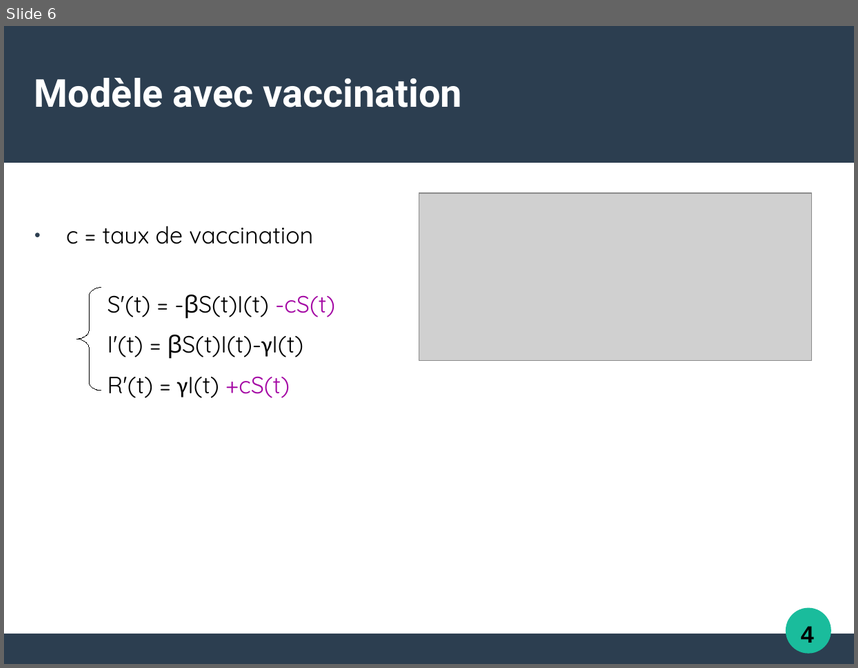
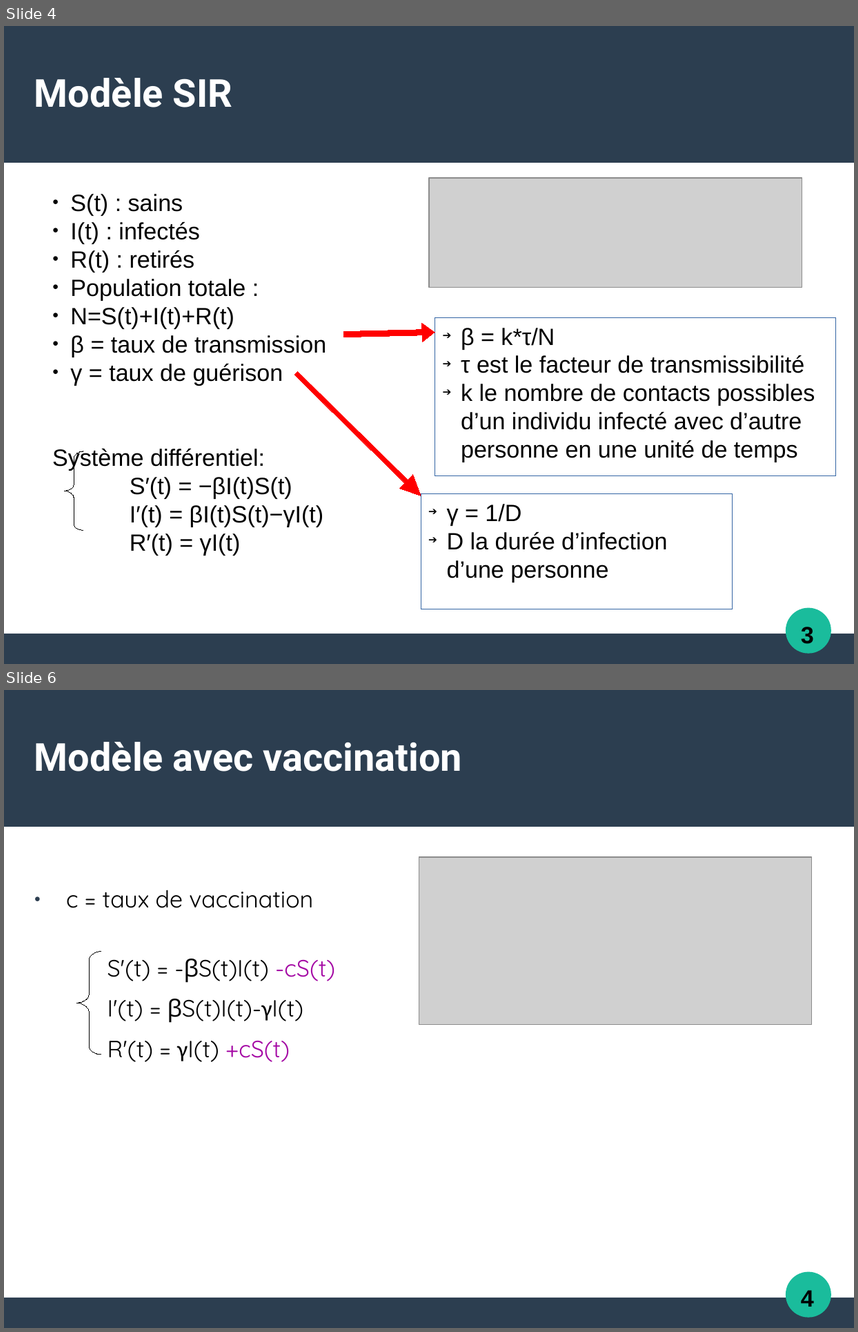
Before and after one commit to Alexia57/TIPE-2021-MP, a slide deck: Tipe_presentation.odp. Shown one above the other, each under a label of ours: slide 6 before the commit, slides 4 and 6 after it; the slides between them are not shown. The pictures are 858x668 and 858x1332 pixels, drawn with LibreOffice and Linux fonts; fonts in the diff are those of the drawing; grey boxes stand for pictures. Boxes give left, top, right and bottom in pixels: in the first picture for what was removed or moved away, otherwise in the second. Text is boxed around its words. In the diff, an @@ line names an element or a change of style, - is before the commit and + after.

```diff
--- a/Tipe_presentation.odp
+++ b/Tipe_presentation.odp
@@ slide 4 added at bbox=[4, 26, 854, 664], background #FFFFFF; not listed: 3 template elements that a slide beside it also shows @@
@@ title added at bbox=[34, 78, 232, 107], 36 pt, text #FFFFFF, bold @@
+Modèle SIR
@@ picture added at bbox=[429, 178, 802, 288] @@
@@ text added at bbox=[52, 194, 326, 555], 22 pt, text #000000 @@
+● S(t) : sains
+● I(t) : infectés
+● R(t) : retirés
+● Population totale :
+● N=S(t)+I(t)+R(t)
+● β = taux de transmission
+● γ = taux de guérison
+Système différentiel:
+S′(t) = −βI(t)S(t)
+I′(t) = βI(t)S(t)−γI(t)
+R′(t) = γI(t)
@@ right arrow added at bbox=[344, 323, 435, 344], fill #FF0000, outline #FF0000 0 pt @@
@@ rectangle added at bbox=[435, 318, 836, 476], outline #3465A4 0 pt, 22 pt, text #000000 @@
+➔ β = k*τ/N
+➔ τ est le facteur de transmissibilité
+➔ k le nombre de contacts possibles d’un individu infecté avec d’autre personne en une unité de temps
@@ right arrow added at bbox=[289, 366, 428, 503], fill #FF0000, outline #FF0000 0 pt @@
@@ freeform shape added at bbox=[65, 451, 83, 530], outline #000000 0 pt @@
@@ rectangle added at bbox=[421, 493, 733, 609], outline #3465A4 0 pt, 22 pt, text #000000 @@
+➔ γ = 1/D
+➔ D la durée d’infection d’une personne
@@ text added at bbox=[801, 626, 814, 644], 22 pt, text #000000, bold @@
+3
```
Also in this commit, not shown: 9 slides changed, 4 other slides added, 6 slides removed, 13 other files.
